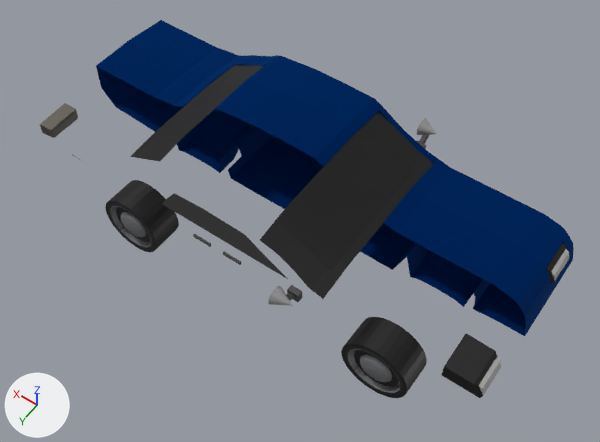
The glTF model assets/car.glb, before and after one commit.
Camera for both pictures: a camera (50 mm lens) standing at (-8.3, 17.7, 29.3) and looking at (4.4, 0.0, 1.4). The lights are fixed; the arrows at lower left show +X, +Y and +Z. Where no turn or scale is listed for an object, it has been applied to the vertices. Vertices at the same position are counted once.
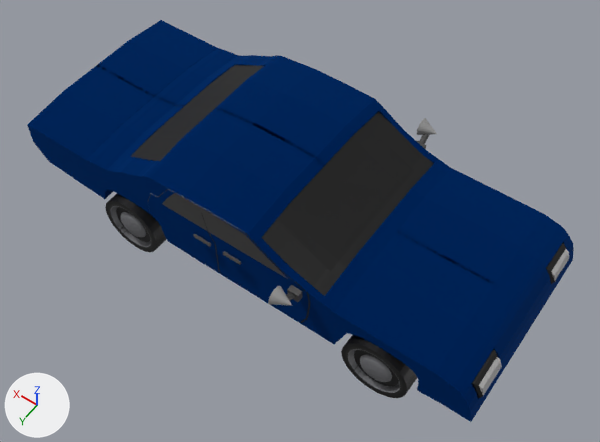
Where the change shows, as pixel boxes (x1, y1, x2, y2) in the pictures (600 x 442 px):
'Plane.001', recoloured, reshaped (14% wider, 27% taller)
    before: (96, 20, 574, 336)
    after: (27, 20, 574, 422)
part 1 of me_plane_001, added (blue)
    after: (148, 190, 308, 322)
part 2 of me_plane_001, added
    after: (147, 189, 310, 323)
part 3 of me_plane_001, added (blue)
    after: (27, 65, 527, 422)

The edits, one by one:
Material 'Material.002' (mat_material_002) changes colour from white #e7e7e7 to black #000000; in linear values from (0.8, 0.8, 0.8) to (0.0, 0.0, 0.0).
Material 'Material.003' (mat_material_003) is new.
Its base color is (0.0, 0.0, 0.0) (black #000000).
Material 'Material.005' (mat_material_005) is new.
Its base color is (0.0, 0.0476, 0.232) (blue #003e84).
Its metallic is 1.0.
Its roughness is 1.0.
me_plane_001 has 1492 vertices, 2604 faces and spans x -15.9..6.2, y -4.4..1.0, z -3.7..0.7.
me_plane_001 is used by ob_plane_001; location (10.09, -0.66, 4.41).
me_plane_001 no longer uses material mat_material_047 (black #000000).
me_plane_001 no longer uses material mat_material_001 (black #000000).
me_plane_001 no longer uses material mat_material (blue #003e84).
me_plane_001 part 1: the loose piece of 151 vertices spanning x -8.8..-0.7, y -4.4..-3.8, z -3.6..0.4 is copied, and the copy is mirrored in y about the mesh origin; it spans x -8.8..-0.7, y 3.8..4.4, z -3.6..0.4.
me_plane_001 part 2: the loose piece of 116 vertices spanning x -8.9..-0.7, y -4.4, z -3.6..0.4 is copied, and the copy is moved by (0.0, 8.8, 0.0), in mat_material_003 (black #000000); it spans x -8.9..-0.7, y 4.4, z -3.6..0.4.
me_plane_001 part 3: the loose piece of 1225 vertices spanning x -15.9..6.2, y -4.4..1.0, z -3.7..0.7 is copied, and the copy is mirrored in y about the mesh origin, in mat_material_005 (blue #003e84); it spans x -15.9..6.2, y -1.0..4.4, z -3.7..0.7.
me_plane_001 now uses material mat_material_002 (black #000000).
me_plane_001 now uses material mat_material_003 (black #000000).
me_plane_001 now uses material mat_material_005 (blue #003e84).
